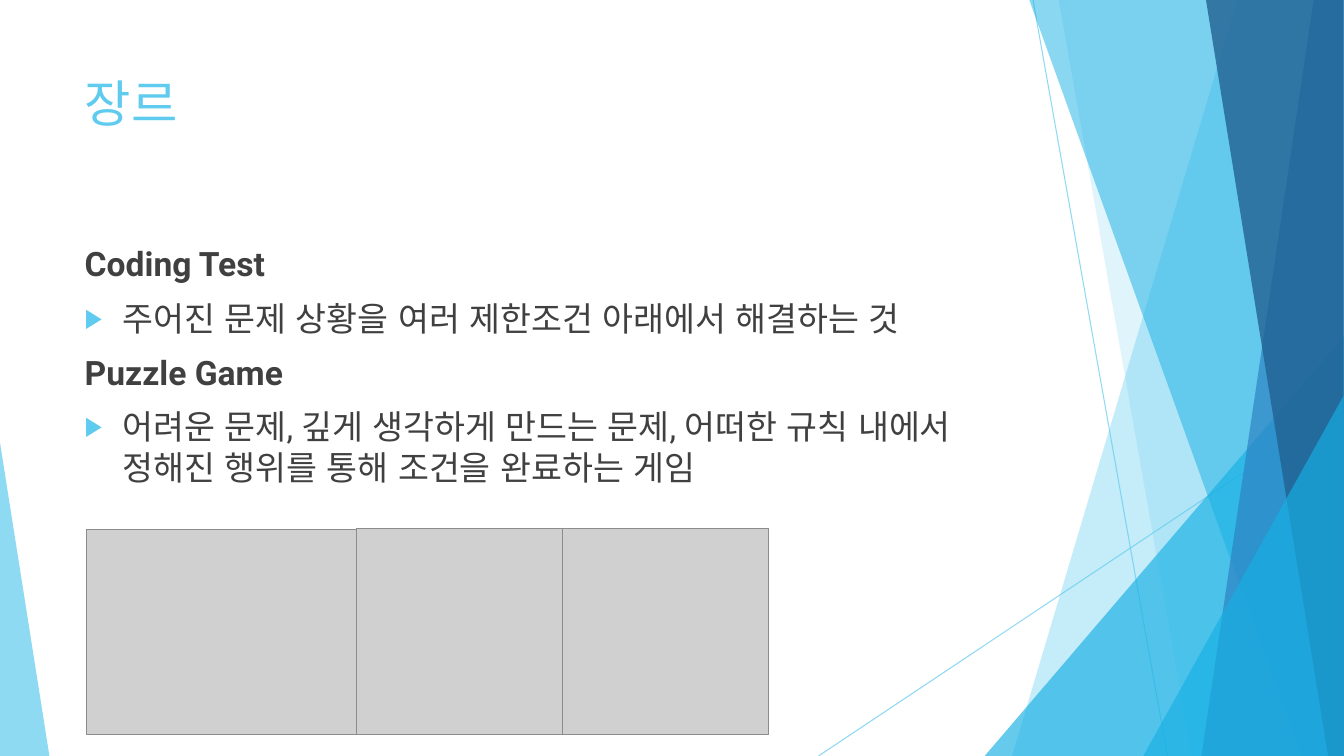
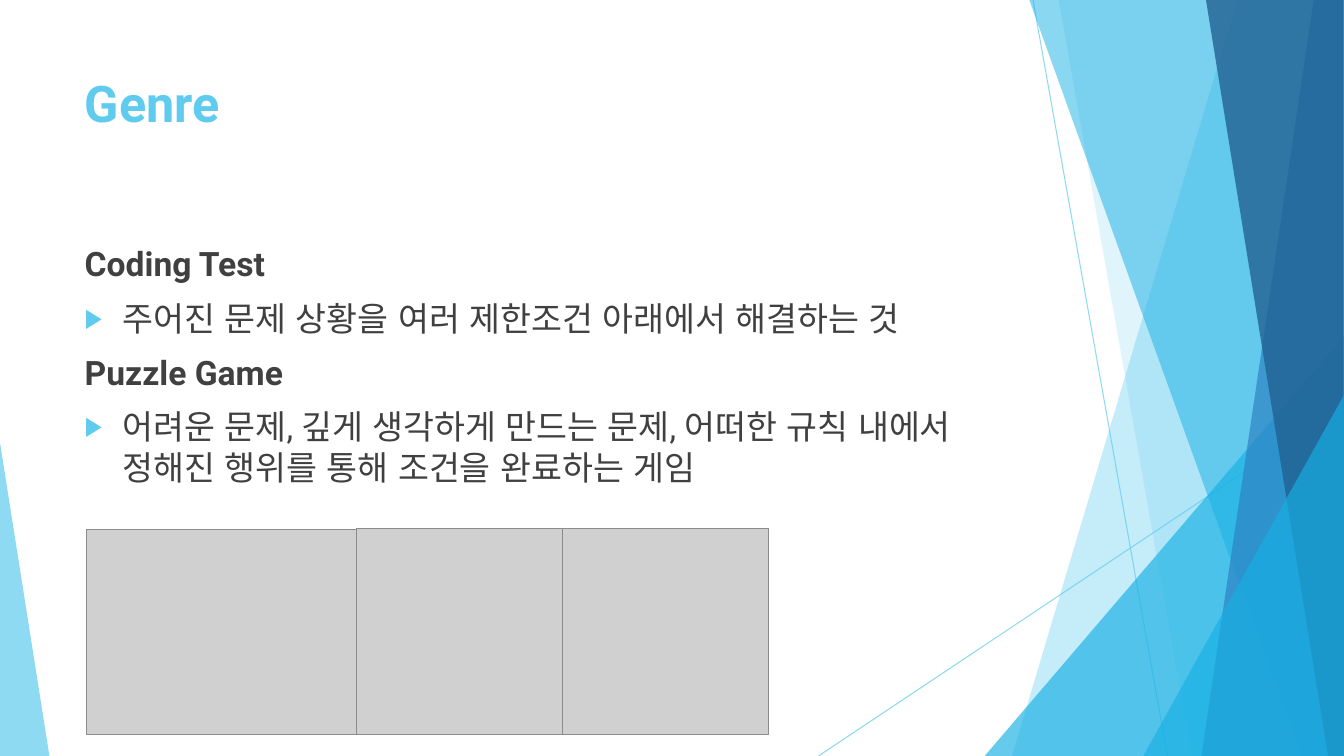
Before and after one commit to healjoo/smallprecious, a slide deck: slide 8 of 코딩교육용 퍼즐게임 제안서.pptx (slide 7 before the commit). Drawn at 1344x756 pixels with LibreOffice and Linux fonts; fonts in the diff are those of the drawing; grey boxes stand for pictures. Boxes give left, top, right and bottom in pixels: in the first picture for what was removed or moved away, otherwise in the second. Text is boxed around its words. In the diff, an @@ line names an element or a change of style, - is before the commit and + after.

```diff
--- a/코딩교육용 퍼즐게임 제안서.pptx
+++ b/코딩교육용 퍼즐게임 제안서.pptx
@@ title at (85, 85, 220, 123): text changed; bold on @@
-장르
+Genre
```
Also in this commit, not shown: 7 other slides changed, 2 slides added.
